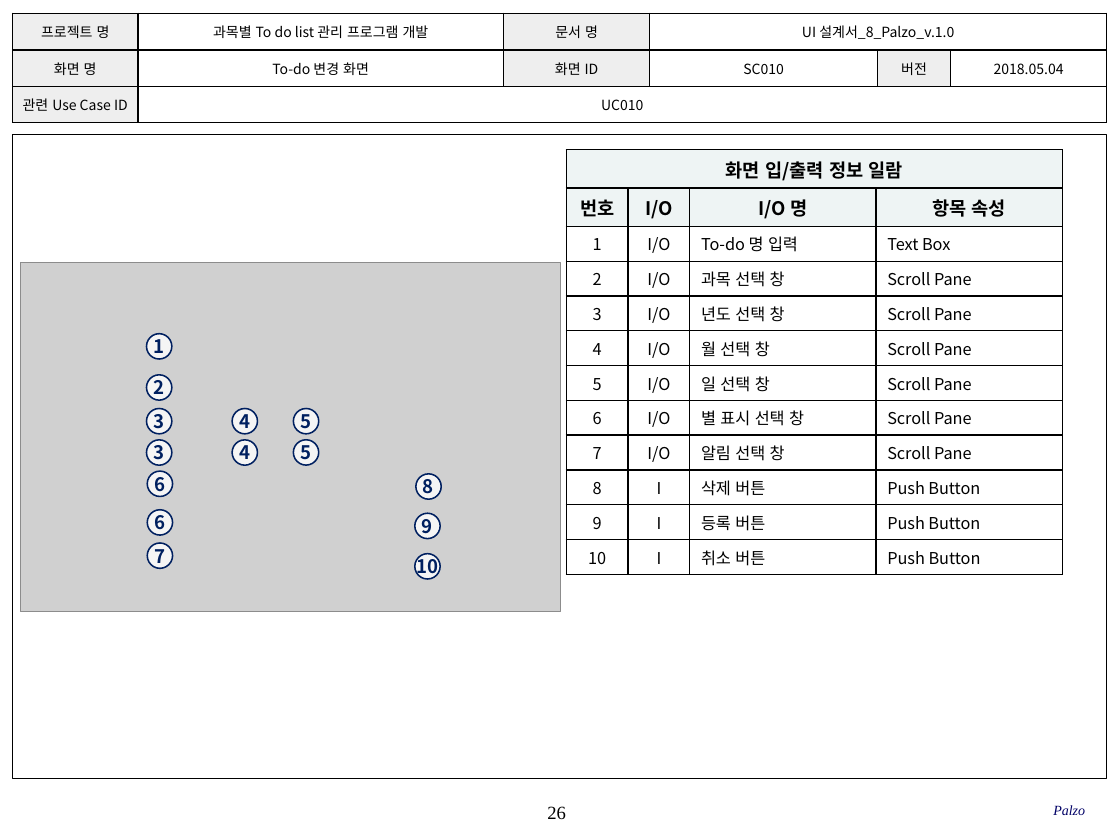
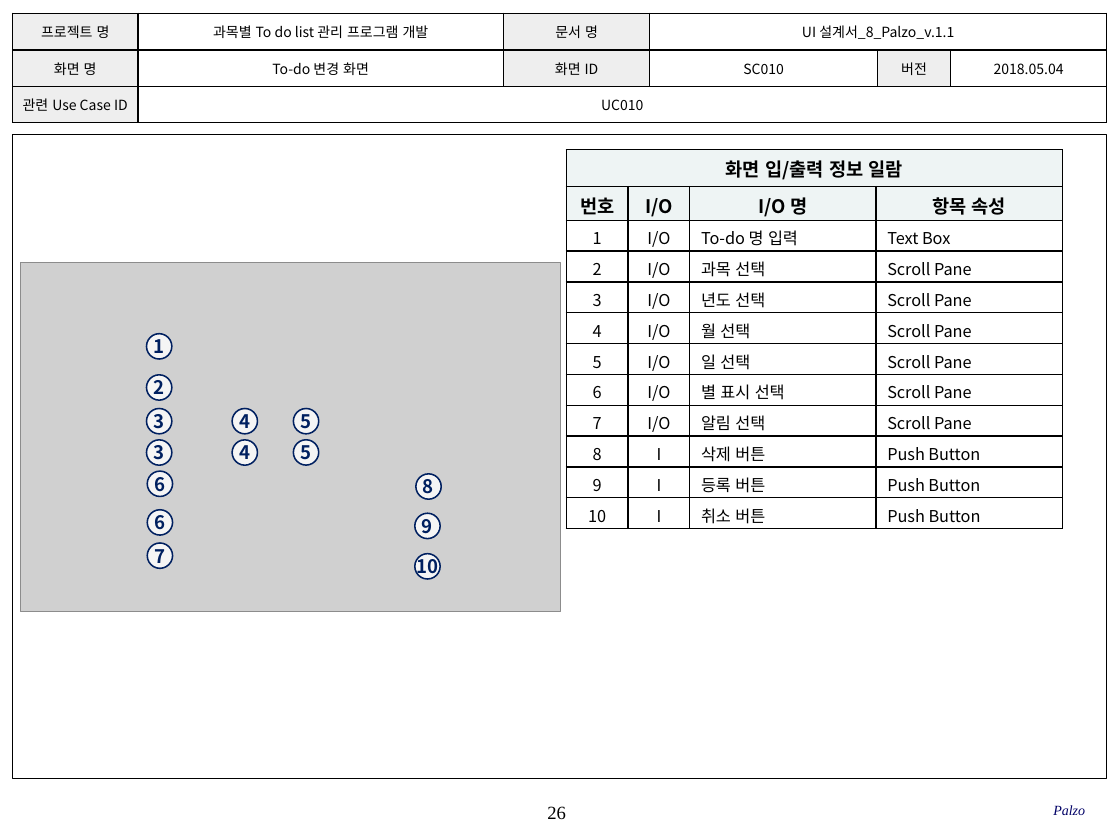
Before and after one commit to SMU-SE-Admin/18-1_8_PALZO_Doc, a slide deck: slide 26 of 03 설계/UI 설계서_8_Palzo.pptx. Drawn at 1120x840 pixels with LibreOffice and Linux fonts; fonts in the diff are those of the drawing; grey boxes stand for pictures; background and template pictures are left out. Boxes give left, top, right and bottom in pixels: in the first picture for what was removed or moved away, otherwise in the second. Text is boxed around its words. In the diff, an @@ line names an element or a change of style, - is before the commit and + after.

Commit message:
#1102 UI 설계서 작성
작성 항목 확인 및 점검, 보완사항 추가

```diff
--- a/03 설계/UI 설계서_8_Palzo.pptx
+++ b/03 설계/UI 설계서_8_Palzo.pptx
@@ table at (x1=12, y1=13, x2=1105, y2=123) @@
-row 1, column 4: UI 설계서_8_Palzo_v.1.0
+row 1, column 4: UI 설계서_8_Palzo_v.1.1
@@ table at (x1=567, y1=150, x2=1062, y2=529) @@
-row 4, column 3: 과목 선택 창
+row 4, column 3: 과목 선택
-row 5, column 3: 년도 선택 창
+row 5, column 3: 년도 선택
-row 6, column 3: 월 선택 창
+row 6, column 3: 월 선택
-row 7, column 3: 일 선택 창
+row 7, column 3: 일 선택
-row 8, column 3: 별 표시 선택 창
+row 8, column 3: 별 표시 선택
-row 9, column 3: 알림 선택 창
+row 9, column 3: 알림 선택
```
Also in this commit, not shown: 39 other slides changed.
